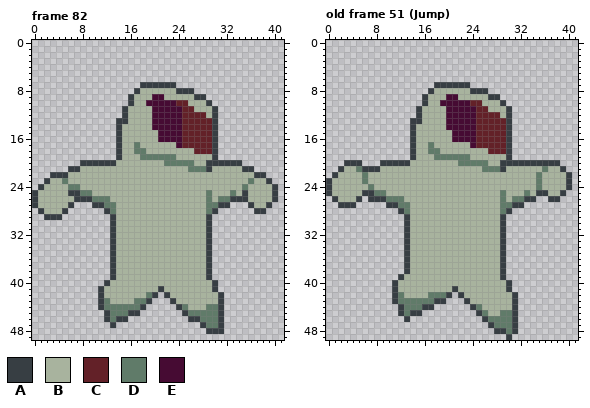
One commit to this pixel-art file: _asset_builders/sprites/player.ase. That is the earlier state.
42x50 pixels, 83 frames. Shown: frame 82, old frame 51 (Jump). The commit also changed other frames, which this record leaves out.
Palette (. is transparent): A #373e43  B #a8b39e  C #632128  D #607b69  E #460b33
Pixels before, frame 82, first column x 0:
 7 ..................AAAAAA.................
 8 .................ABBBBBBAAA..............
 9 ................ABBBEEBBBBBAA............
10 ................ABBEEEEECCBBBA...........
11 ...............ABBBBEEEEECCBBBA..........
12 ...............ABBBBEEEEECCCCBA..........
13 ..............AABBBBEEEEECCCCCA..........
14 ..............ABBBBBEEEEECCCCCA..........
15 ..............ABBBBBBEEEECCCCCA..........
16 ..............ABBBBBBEEEECCCCCA..........
17 ..............ABBDBBBBBBECCCCCA..........
18 ..............ABBDDBBBBBBBBCCCA..........
19 ..............ABBBDDDDDDBBBBBBA..........
20 ........AAAAAABBBBBBBBDDDDDBBAAAAAA......
21 ......AABBBBBBBBBBBBBBBBBBDDDABBBBBAA....
22 ...AAABBBBBBBBBBBBBBBBBBBBBBBBBBBBBBBAA..
23 ..ABBDBBBBBBBBBBBBBBBBBBBBBBBBBBBBBBDBBA.
24 .ABBBBDDBBBBBBBBBBBBBBBBBBBBBBBBBBBDBBBBA
25 ABBBBBAADDBBBBBBBBBBBBBBBBBBBDBBBDBABBBBA
26 ABBBBBBAAADDDBBBBBBBBBBBBBBBBDBDDAAABBBBA
27 ABBBBBA...AADDBBBBBBBBBBBBBBBDDAA...ABBA.
28 .ABBBA......ADBBBBBBBBBBBBBBBDA......AA..
29 ..AAA........ABBBBBBBBBBBBBBBA...........
30 .............ABBBBBBBBBBBBBBBA...........
31 .............ABBBBBBBBBBBBBBBA...........
32 .............ABBBBBBBBBBBBBBBA...........
33 .............ABBBBBBBBBBBBBBBA...........
34 .............ABBBBBBBBBBBBBBBA...........
35 .............ABBBBBBBBBBBBBBBA...........
36 .............ABBBBBBBBBBBBBBBA...........
37 .............ABBBBBBBBBBBBBBBA...........
38 .............ABBBBBBBBBBBBBBBA...........
39 .............ABBBBBBBBBBBBBBBA...........
40 ............ABBBBBBBBBBBBBBBBBA..........
41 ...........ABBBBBBBBBABBBBBBBBA..........
42 ...........ABBBBBBBDA.ABBBBBBBBA.........
43 ...........ADBBBBDDA...ABBBBBBBA.........
44 ...........ADDDDDDA.....ADBBBDDA.........
45 ............ADDDAA.......ADDDDDA.........
46 ............ADAA..........AADDDA.........
47 .............A..............ADDA.........
48 .............................AAA.........
Pixels before, old frame 51 (Jump), first column x 0:
 7 ..................AAAAAA.................
 8 .................ABBBBBBAAA..............
 9 ................ABBBEEBBBBBAA............
10 ................ABBEEEEECCBBBA...........
11 ...............ABBBBEEEEECCBBBA..........
12 ...............ABBBBEEEEECCCCBA..........
13 ..............AABBBBEEEEECCCCCA..........
14 ..............ABBBBBEEEEECCCCCA..........
15 ..............ABBBBBBEEEECCCCCA..........
16 ..............ABBBBBBEEEECCCCCA..........
17 ..............ABBDBBBBBBECCCCCA..........
18 ..............ABBDDBBBBBBBBCCCA..........
19 ..............ABBBDDDDDDBBBBBBA..........
20 ...AAA...AAAAABBBBBBBBDDDDDBBAAAAAAAAAA..
21 ..ABBDAAABBBBBBBBBBBBBBBBBDDDABBBBBBDBBA.
22 .ABBBBDBBBBBBBBBBBBBBBBBBBBBBBBBBBBDBBBBA
23 ABBBBBDBBBBBBBBBBBBBBBBBBBBBBBBBBBBDBBBBA
24 ABBBBBBDBBBBBBBBBBBBBBBBBBBBBBBBBBBDBBBBA
25 ABBBBBAADDBBBBBBBBBBBBBBBBBBBDBBBDBAABBA.
26 .ABBBA.AAADDDBBBBBBBBBBBBBBBBDBDDAA..AA..
27 ..AAA.....AADDBBBBBBBBBBBBBBBDDAA........
28 ............ADBBBBBBBBBBBBBBBDA..........
29 .............ABBBBBBBBBBBBBBBA...........
30 .............ABBBBBBBBBBBBBBBA...........
31 .............ABBBBBBBBBBBBBBBA...........
32 .............ABBBBBBBBBBBBBBBA...........
33 .............ABBBBBBBBBBBBBBBA...........
34 .............ABBBBBBBBBBBBBBBA...........
35 .............ABBBBBBBBBBBBBBBA...........
36 .............ABBBBBBBBBBBBBBBA...........
37 .............ABBBBBBBBBBBBBBBA...........
38 .............ABBBBBBBBBBBBBBBA...........
39 ............ABBBBBBBBBBBBBBBBA...........
40 ...........ABBBBBBBBBBBBBBBBBBA..........
41 ...........ABBBBBBBBBABBBBBBBBA..........
42 ...........ADBBBBDDDA.ABBBBBBBBA.........
43 ...........ADDDDDDAA...ABBBBBBBA.........
44 ............ADDDAA......ADBBBBBA.........
45 ............ADAA.........ADBBDDA.........
46 .............A............ADDDDA.........
47 ...........................ADDDA.........
48 ............................AADA.........
49 ..............................A..........
New version:
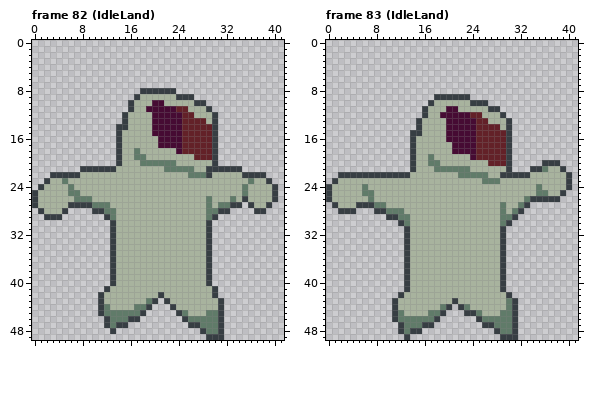
A new or re-ordered frame is compared with the old frame closest to it.
The exact change:
frames 83 -> 90
Changed rows in their new state; - is an unchanged pixel.
Frame 82 (IdleLand), layer "Layer 2":
first column x 6:
 7 ------------......-------------
 8 -----------.AAAAAA...----------
 9 ----------.A--BB--AAA..--------
10 -------------B--BBBB-AA.-------
11 ---------.A--E----C-B--A.------
12 ---------------------BB--------
13 --------.--------------B-------
14 ---------A---------------------
15 --------------E----------------
17 -----------B---EEE-------------
18 ------------B-----ECC----------
19 -----------D-BBBBB---CCC-------
20 --......A---DDDD--BBB--B-....--
21 ..AAAAAA--------DDDD-BB-AAAAA..
22 AA------------------DDDA-----AA
24 -B-----------------------------
25 DDBB-------------------B---B-D-
26 -DDDBBB------------------BBDB--
27 -AAADD-B----------------BDDAA--
28 ----AAD-----------------DAA----
29 ------AD---------------DA------
first column x 11:
40 -.A---------------A.-
41 .A--------B----------
42 --------BBAB-------A.
43 -B----BBDA-AB--------
44 --BBBB-DA---ABB---BB-
45 AD---DDA-----ADBBB---
46 ---DDAA-------ADD----
47 -ADAA----------AAD---
48 --A--------------ADD-
49 ------------------AAA
Frame 83 (IdleLand) is new; against old frame 51 (Jump), layer "Layer 2":
first column x 0:
 7 ------------------......-------------
 8 -----------------..........----------
 9 ----------------..AAAAAA.....--------
10 ----------------.A-BBBBBAAA...-------
11 ---------------.A-----BBBBBAA..------
12 ---------------.A--E----C-BBBA.------
13 --------------.------------BBB-------
14 --------------.A-------------B-------
15 ---------------A----E----------------
16 --------------------E----------------
17 -----------------B---EEE-------------
18 -----------------BB--EEEECC----------
19 -----------------DBBBBBBECCCCC-------
20 ---...---.....A--DD---BBBBBCCC-.....-
21 --............A---DDDDDD--BBBBA...AA-
22 -.AAAAAAAAAAAA--------DDDDD--AAAAA-B-
23 .A----B-------------------DDD------B-
24 ------DB-----------------------------
25 ------DDBB-------------------B---B-DD
26 AB---BBDBBBBB----------------B-BBD-AA
27 -ABBBAAADDBBBB----------------BBDA---
28 --AAA---AADDDB----------------BDA----
29 ----------AADD---------------DDA-----
30 ------------AD---------------DA------
first column x 11:
39 -.A------------------
40 ..A---------------A.-
41 ..A-------B-------A.-
42 .A----BBBBBB-------A.
43 -BBBBBBBBBABB------D-
44 ABBBBBBBDA-ADBB----D-
45 ADBBBBDDA---AADB-----
46 ADDDDDDA------AD-----
47 -ADDDAA--------A-----
48 -ADAA-------------D--
49 --A---------------A-A
Pixel boxes of the changes (left, top, right, bottom) in both pictures:
changed: (68, 82, 254, 220)
changed: (98, 280, 224, 340)
changed: (326, 82, 548, 226)
changed: (392, 274, 518, 340)
